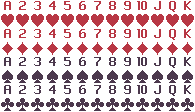
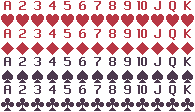
Two versions of the same layered image (195px x 112px). Layer-by-layer changes:
added layer "root Merged" (1st of 2) above "root Merged" over [16, 43, 194, 54]
painted on "root Merged" (2nd of 2) over [1, 43, 194, 54]
